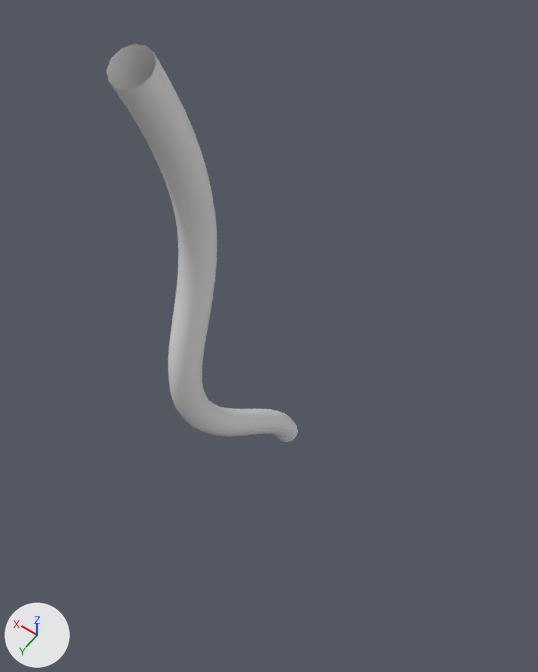
Renders of the Blender file public/model/eye.blend from each side of a commit.
Rendered twice from a 50 mm camera at (-2.8, 4.09, 7.84) aimed at (-0.17, 0.4, 2.05). The axes (+X, +Y, +Z) are drawn at lower left. The lights are the same throughout. Mesh edges are drawn as thin lines on the coarser meshes.

Names of what the first picture shows: 'tail'.
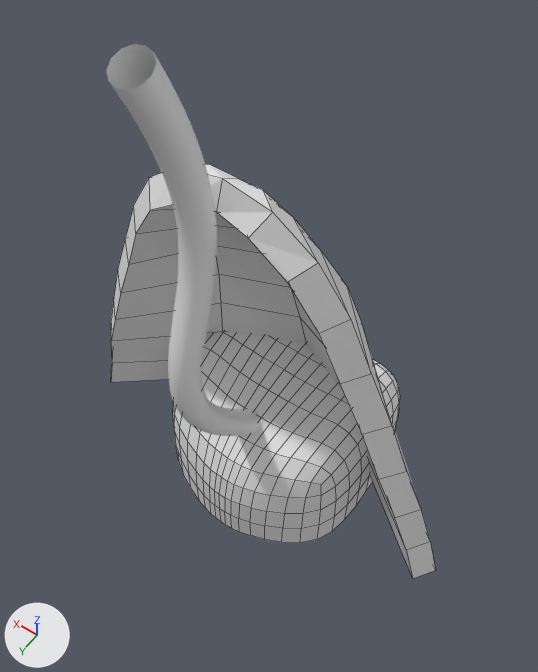
Changed parts and their boxes [x1, y1, x2, y2] in the pictures (538 x 672 px):
'ear', added
    after: [111, 164, 436, 578]
'nose', added
    after: [173, 331, 400, 543]

Diff of the bpy script that builds the scene:
```diff
--- a/public/model/eye.blend.py
+++ b/public/model/eye.blend.py
@@ ob_nose @@
+ob_nose = bpy.data.objects.new('nose', me_球_002.copy())  # the mesh of ob_nose
+ob_nose.location = (0.0, 0.19, 0.0)
+_m = ob_nose.modifiers.new('ミラー', 'MIRROR')
+_m.use_clip = True
+_m = ob_nose.modifiers.new('細分化', 'SUBSURF')
@@ ob_ear @@
+ob_ear = bpy.data.objects.new('ear', me_球_001.copy())  # the mesh of ob_ear
+ob_ear.location = (0.0, 0.17, 0.0)
+_m = ob_ear.modifiers.new('ミラー', 'MIRROR')
+_m.use_clip = True
+_m = ob_ear.modifiers.new('ソリッド化', 'SOLIDIFY')
+_m.thickness = 0.28
+_m.offset = 1.0
```
